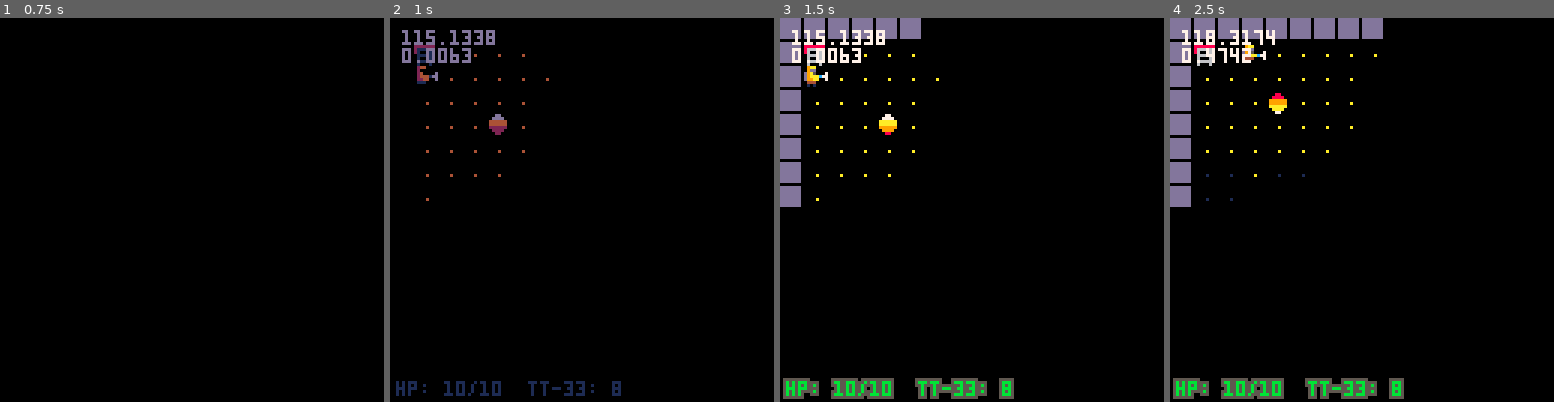
Above: before the commit, frames 1-4 (left to right).
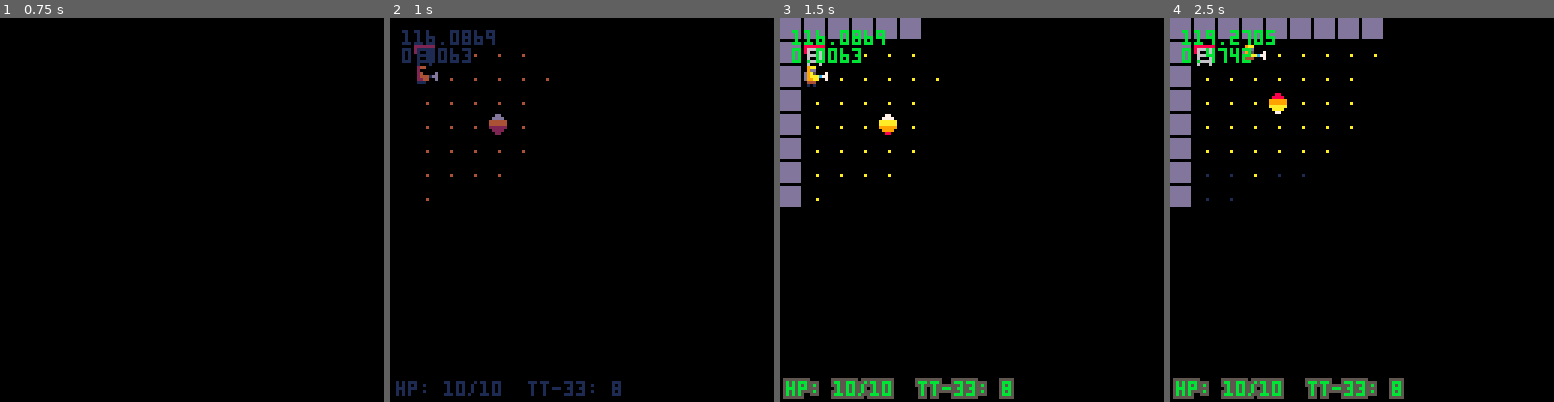
Above: after the commit, the same moments.

Repository: cjkg/zona-rl
Game: PICO-8 cartridge zona.p8
Two runs of this game, one before a commit and one after it. Both use one fixed random seed, a clock stepped at 60 frames per second and the inputs below.
Inputs:
- Up to frame 1 (0.75 s): tap X (X key) at 0.33 s; tap O (Z key) at 0.7 s
- Up to frame 2 (1 s): no input
- Up to frame 3 (1.5 s): tap X (X key) at 1.07 s
- Up to frame 4 (2.5 s): hold Right 1.6-2.1 s; tap O (Z key) at 1.7, 2.1 s; tap X (X key) at 1.85 s; hold Up 2.15-2.42 s; hold Right from 2.47 s (still down)

Frame 1 is identical in both runs. In frame 2, 0.9% of the frame differs, in the area x 3-28%, y 3-12%; in frame 3, 0.9%; in frame 4, 0.8%.

Commit message:
throw up and running
got throwing healing objects at monsters working. next we need to do damaging throws.

Diff:
--- a/draws/draw_game.lua
+++ b/draws/draw_game.lua
@@ -25,6 +25,7 @@
 
 	if _upd==update_throw or _upd==update_shoot then
 		if (_upd==update_shoot) pal(7,8)
+		--delete/review laser sight for gun
 		palt(11,true)
 		spr(throw_dir+112,player.x*8+sin(t/30)*throw_dx+throw_dx*8,
 			player.y*8+sin(t/30)*throw_dy+throw_dy*8,
--- a/gameplay/heal.lua
+++ b/gameplay/heal.lua
@@ -1,3 +1,4 @@
 function heal(mob,hp)
     mob.hp=min(mob.hp+hp,mob.maxhp)
+    addfloat("+"..hp,mob.x*8,mob.y*8,11)
 end
--- a/gameplay/throw.lua
+++ b/gameplay/throw.lua
@@ -1,5 +1,14 @@
 function throw()
-    _upd=update_game
+    local tx,ty=throwtile()
+    local mob,effect=getmob(tx,ty),inv[inv_cursor].effect
+    if mob then
+        sfx(5)
+        if effect=="heal" then
+            heal(mob,inv[inv_cursor].heal)
+        else
+            --todo hitmob(inv[inv_cursor],"throwdmg") local variable for inv[inv_cursor] save tokens?
+        end
+    end
 end
 
 function throwtile()
--- a/items/triguse.lua
+++ b/items/triguse.lua
@@ -8,8 +8,7 @@
         inv[inv_cursor]=nil
         showinventory()
     elseif verb=="throw" then
-        throw(inv[inv_cursor])
-        _upd=update_throw
+        _upd=update_throw --update pturn?
         _drw=draw_game
     end
     update_stats()
--- a/main.lua
+++ b/main.lua
@@ -24,7 +24,7 @@
 
 	----delete/review
 	cursor(4,4)
-	color(7)
+	color(11)
 	for txt in all(debug) do
 		print(txt)
 	end
@@ -46,7 +46,7 @@
 			item=true,
 			heal=5,
 			effect="heal",
-			use_options={"use","trash"}
+			use_options={"use","throw","trash"}
 		}
 
 	}
--- a/updates/update_throw.lua
+++ b/updates/update_throw.lua
@@ -9,6 +9,9 @@
     if b==4 then
         _upd=update_game
     elseif b==5 then
+        sfx(4)
         throw()
+        inv[inv_cursor]=nil
+        _upd=update_game
     end
 end
Not shown, changed: the sound effects (__sfx__) section of zona.p8
